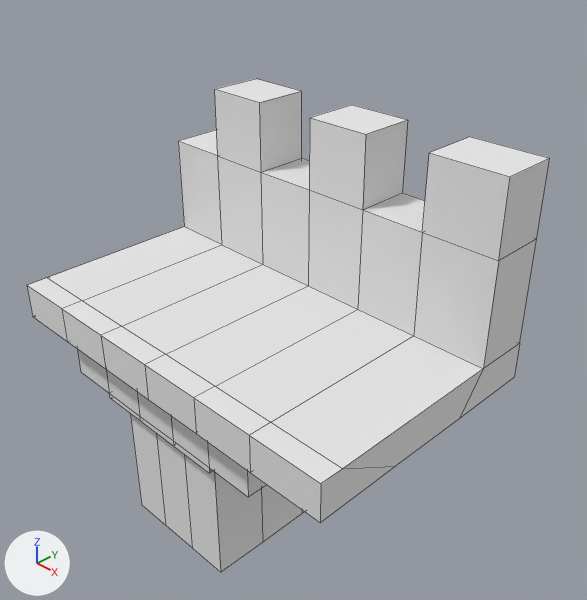
The Blender file The Adventure/Assets/Imports/bridge2.blend as it was, and as the next commit left it.
One viewpoint serves both versions: a 50 mm lens placed at (15.15, -12.79, 11.82), pointed at (1.47, 0.81, 0.83). The lights are fixed; the arrows at lower left show +X, +Y and +Z. Mesh edges are drawn as thin lines.
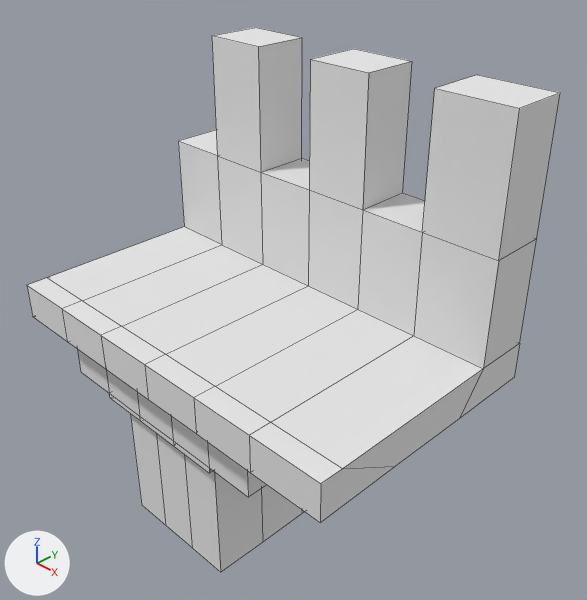
Location of each change, [x1, y1, x2, y2] in pixels of the pictures (587 x 600 px; the box of a moved part takes in the faces that stretch with it):
'Cube', reshaped (11% taller): before [27, 79, 550, 572]; after [27, 27, 560, 572]
part 1 of me_cube, moved or reshaped: before [214, 79, 550, 261]; after [212, 27, 560, 261]

Edits to the bpy script that builds the scene:
```text
Change me_cube:
    where me_cube.from_pydata(...)  # 182 vertices, 180 faces; spans x -3.78..3.52, y -6.85..4.73, z -6.66..5.56
    used by ob_cube; location = (0.0, 0.0, 0.0); rotation_euler = (0.0, 0.0, 1.571), in degrees (0, 0, 90)
    me_cube part 1: all 12 vertices in x 1.91..3.52, y -6.85..2.84, z 5.55..5.56 are moved by (0.0, 0.0, 1.47)
```
